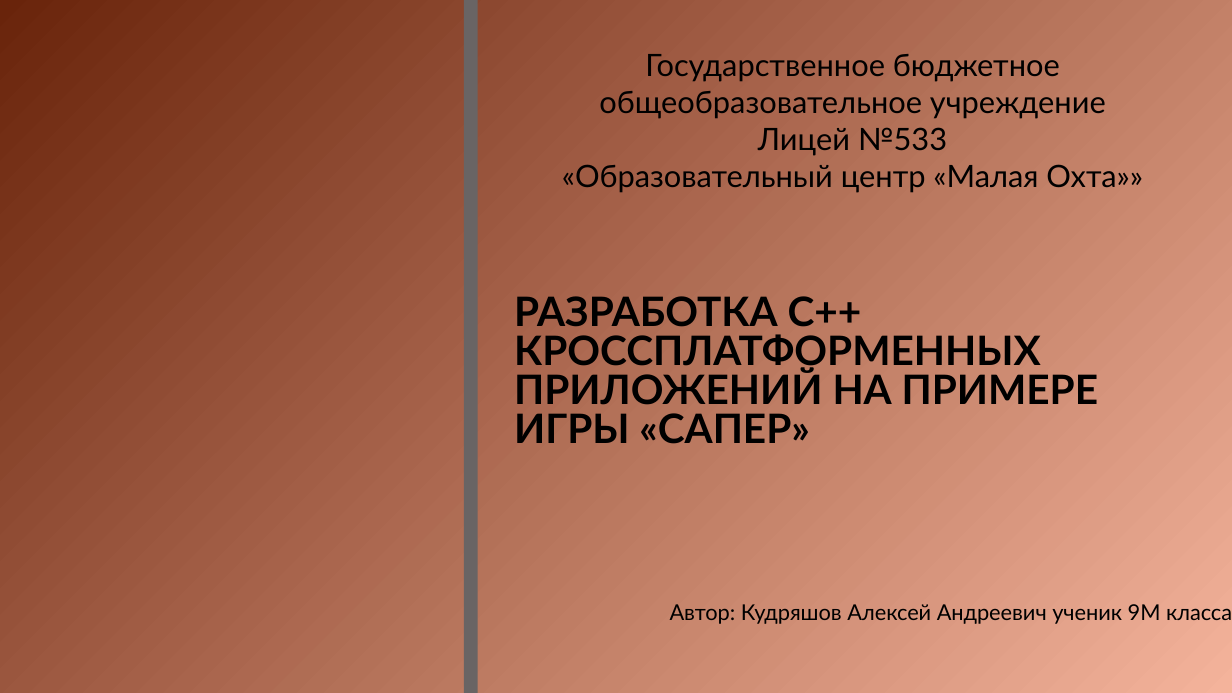
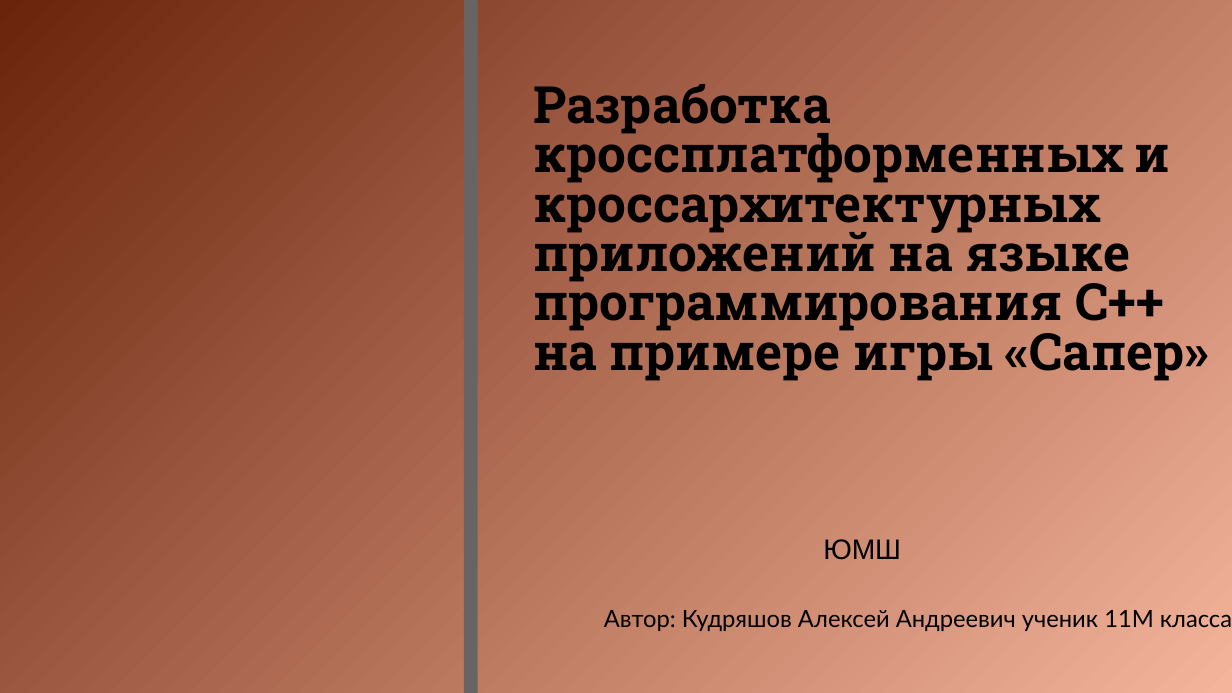
Before and after one commit to drAlexAK/Tminer, a slide deck: slide 1 of projectSapper.pptx. Drawn at 1232x693 pixels with LibreOffice and Linux fonts; fonts in the diff are those of the drawing; background and template pictures are left out. Boxes give left, top, right and bottom in pixels: in the first picture for what was removed or moved away, otherwise in the second. Text is boxed around its words. In the diff, an @@ line names an element or a change of style, - is before the commit and + after.

```diff
--- a/projectSapper.pptx
+++ b/projectSapper.pptx
@@ text removed at [562, 54, 1143, 193] @@
-Государственное бюджетное общеобразовательное учреждение
-Лицей №533
-«Образовательный центр «Малая Охта»»
@@ title at [533, 84, 1209, 381]: text changed; size 31.6 to 40 pt; font Lato to Roboto Slab @@
-РАЗРАБОТКА С++ КРОССПЛАТФОРМЕННЫХ ПРИЛОЖЕНИЙ НА ПРИМЕРЕ ИГРЫ «САПЕР»
+Разработка кроссплатформенных и кроссархитектурных приложений на языке программирования C++ на примере игры «Сапер»
@@ text added at [823, 539, 901, 560], 22 pt, text #000000 @@
+ЮМШ
@@ subtitle at [604, 610, 1232, 631]: text changed; size 16.9 to 18.5 pt @@
-Автор: Кудряшов Алексей Андреевич ученик 9М класса
+Автор: Кудряшов Алексей Андреевич ученик 11М класса
```
